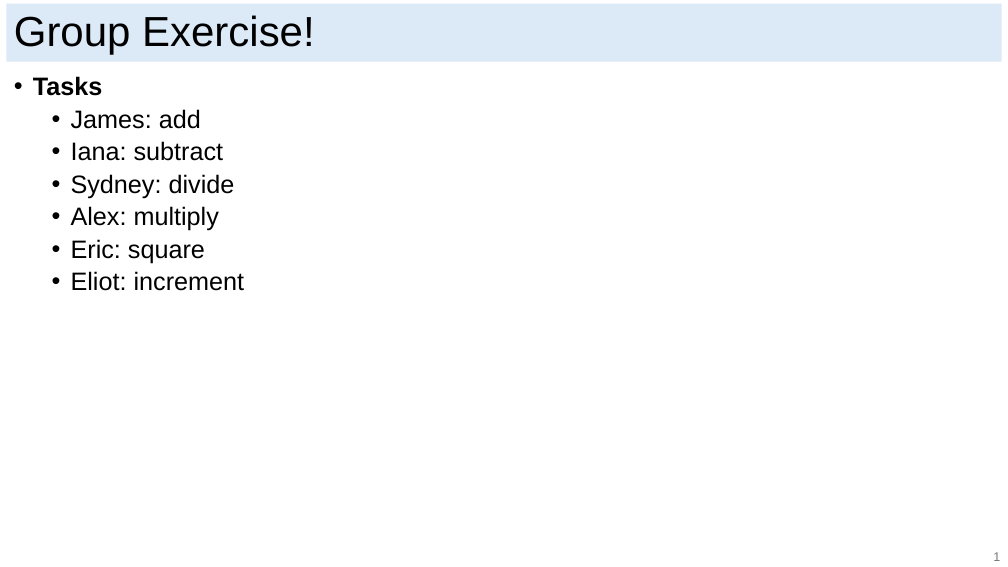
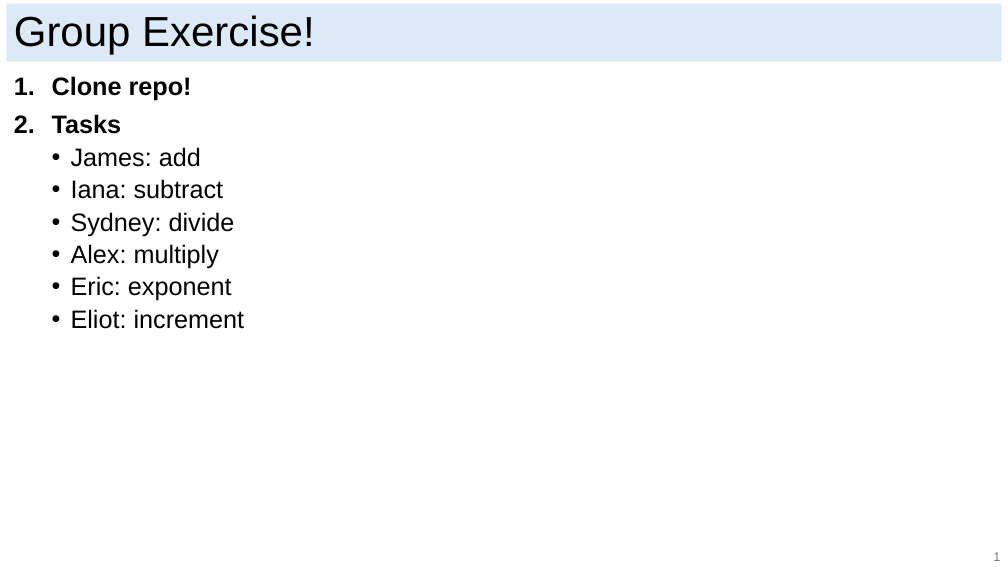
Before and after one commit to ericjmei/git_python_workshop, a slide deck: slide 8 of slides/git_slides.pptx. Drawn at 1008x567 pixels with LibreOffice and Linux fonts; fonts in the diff are those of the drawing. Boxes give left, top, right and bottom in pixels: in the first picture for what was removed or moved away, otherwise in the second. Text is boxed around its words. In the diff, an @@ line names an element or a change of style, - is before the commit and + after.

Commit message:
minor git code and slides edits.

```diff
--- a/slides/git_slides.pptx
+++ b/slides/git_slides.pptx
@@ text at box(52, 76, 192, 101): paragraph added @@
+1. Clone repo!
@@ text at box(52, 114, 122, 134): bullet • to 1. @@
@@ text at box(71, 276, 232, 301): text changed @@
-  • Eric: square
+  • Eric: exponent
```
Also in this commit, not shown: 1 other file.
